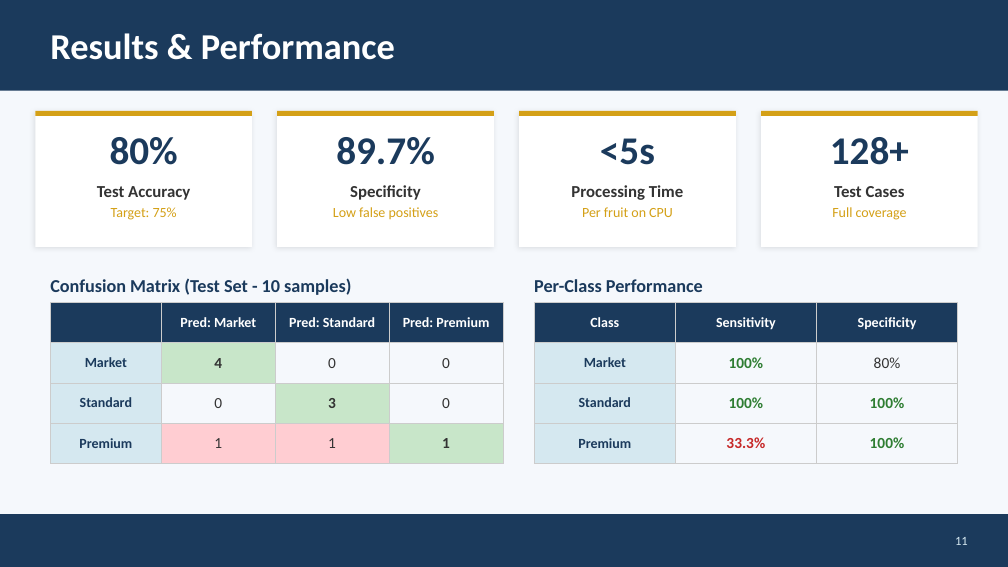
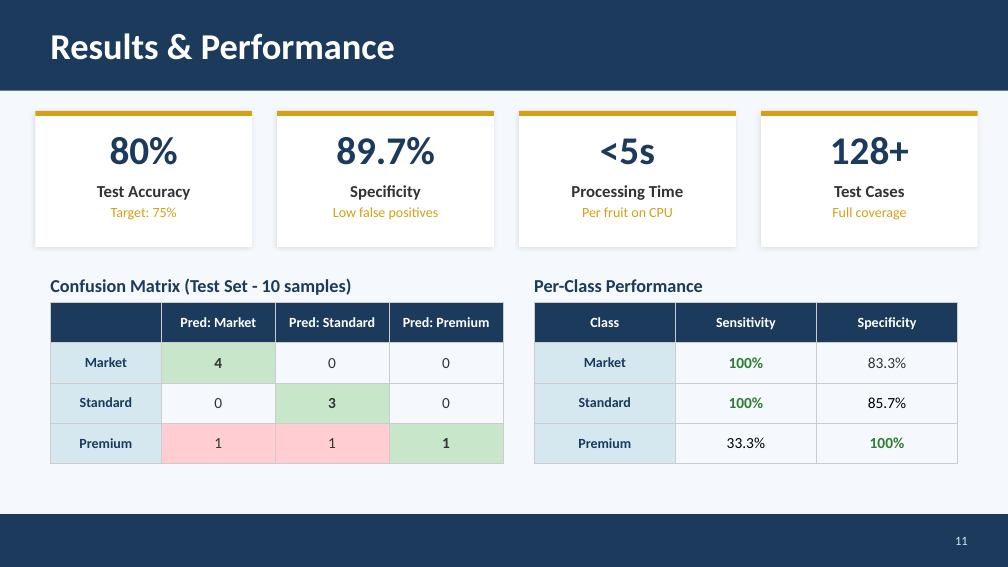
Before and after one commit to Drorh473/fruit_grading, a slide deck: slide 11 of Project book & presentation/Fruit_Grading_Presentation.pptx. Drawn at 1008x567 pixels with LibreOffice and Linux fonts; fonts in the diff are those of the drawing. Boxes give left, top, right and bottom in pixels: in the first picture for what was removed or moved away, otherwise in the second. Text is boxed around its words. In the diff, an @@ line names an element or a change of style, - is before the commit and + after.

```diff
--- a/Project book & presentation/Fruit_Grading_Presentation.pptx
+++ b/Project book & presentation/Fruit_Grading_Presentation.pptx
@@ table at (534,302,958,464) @@
-row 2, column 3: 80%
+row 2, column 3: 83.3%
-row 3, column 3: 100%
+row 3, column 3: 85.7%
@@ text colour #C62828 to #000000, bold off in "33.3%" @@
```
Also in this commit, not shown: 1 other slide changed.
